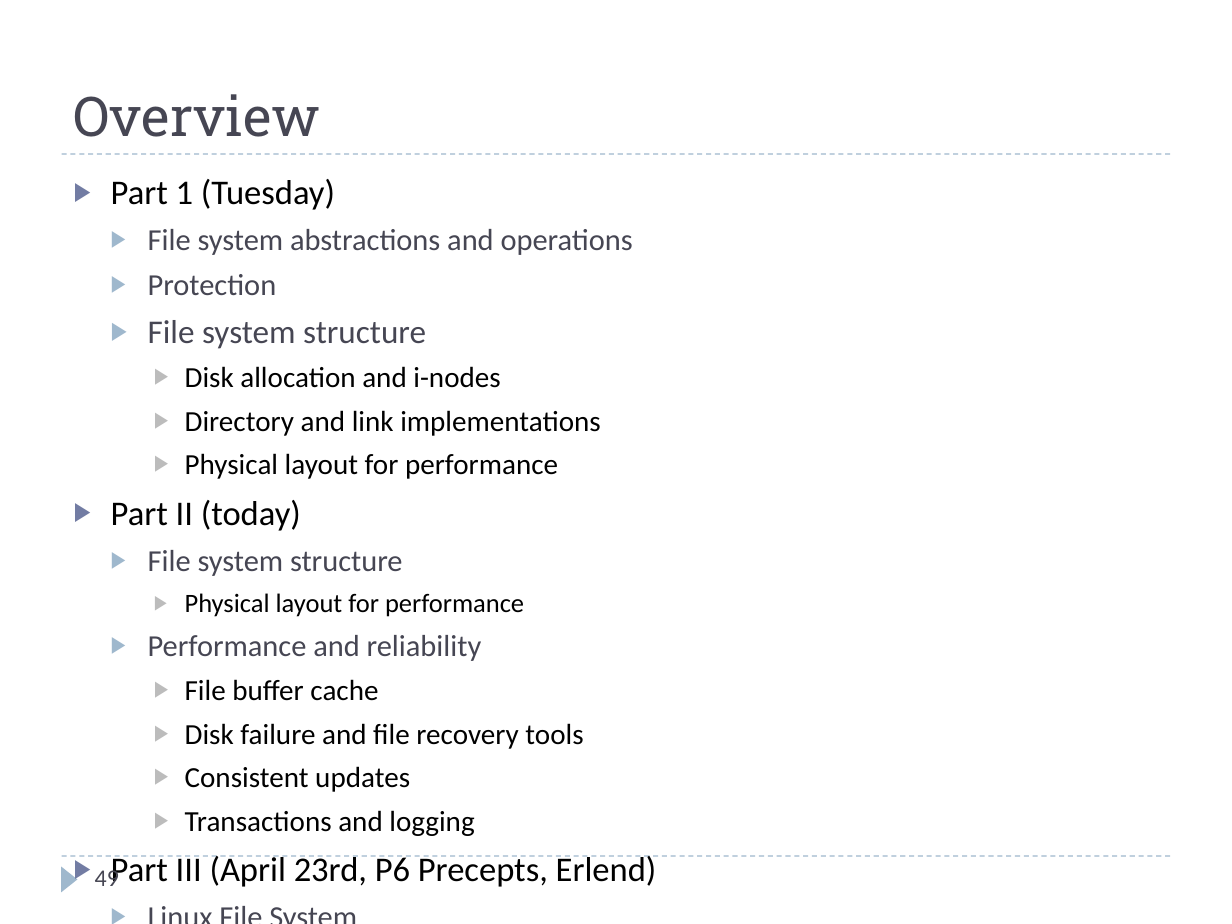
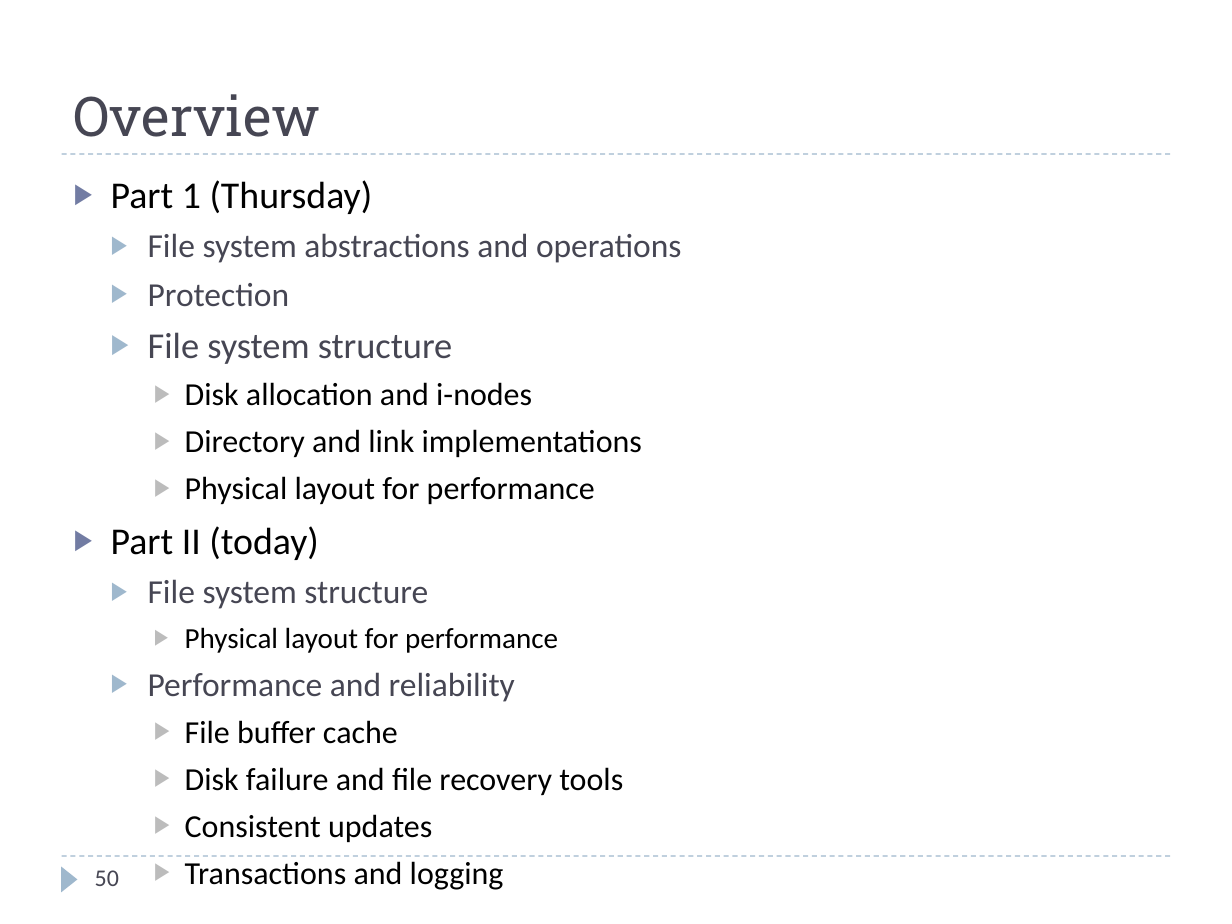
Before and after one commit to uit-inf-2201-s17/uit-inf-2201-s17.github.io, a slide deck: slide 50 of lectures/20 - File Systems.pptx (slide 49 before the commit). Drawn at 1232x924 pixels with LibreOffice and Linux fonts; fonts in the diff are those of the drawing. Boxes give left, top, right and bottom in pixels: in the first picture for what was removed or moved away, otherwise in the second. Text is boxed around its words. In the diff, an @@ line names an element or a change of style, - is before the commit and + after.

Commit message:
Updated File Systems slides

```diff
--- a/lectures/20 - File Systems.pptx
+++ b/lectures/20 - File Systems.pptx
@@ text at [111,180,373,214]: text changed; size 20.1 to 22.1 pt @@
-▶ Part 1 (Tuesday)
+▶ Part 1 (Thursday)
@@ text at [111,233,681,842]: size 17.8 to 19.6 pt in "File system abstractions and operations", "Protection", "File system structure", "Performance and reliability"; size 19.4 to 21.2 pt in "File system structure"; size 17.1 to 18.7 pt in "Disk allocation and i-nodes", "Directory and link implementations", "Physical layout for performance", "File buffer cache" and 3 more places; size 20.1 to 22.1 pt in "Part II (today)"; size 15.5 to 17 pt in "Physical layout for performance" @@
@@ text at [111,855,657,887]: paragraphs removed @@
-▶ Part III (April 23rd, P6 Precepts, Erlend)
-  ▶ Linux File System
@@ page number at [95,870,119,886]: text changed @@
-49
+50
```
Also in this commit, not shown: 4 other slides changed, 1 slide added, 1 other file.
